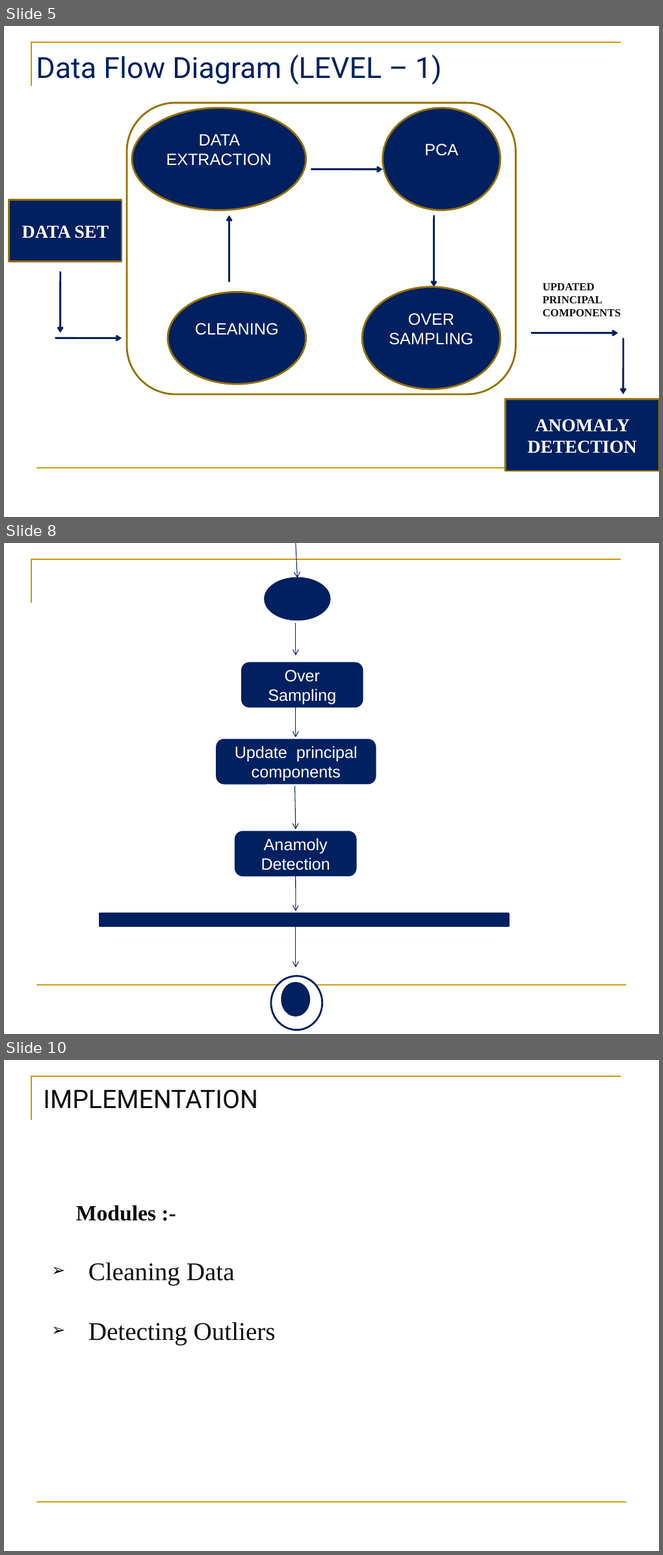
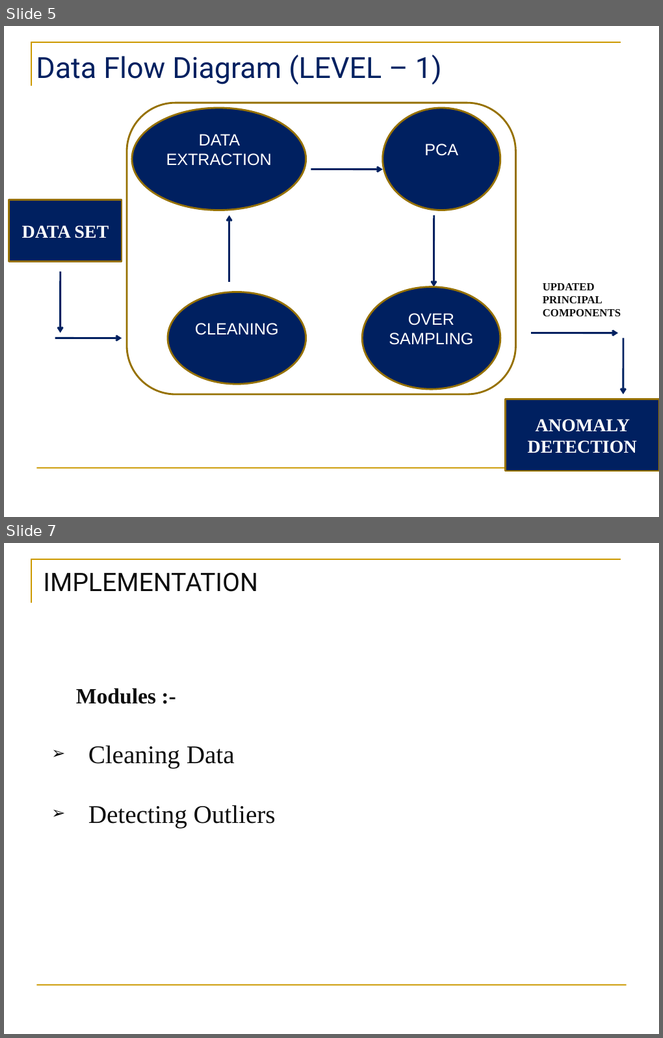
Before and after one commit to dhenuka999/A02, a slide deck: Review3.pptx. Shown one above the other, each under a label of ours: slides 5, 8 and 10 before the commit, slides 5 and 7 after it; the slides between them are not shown. The pictures are 663x1555 and 663x1038 pixels, drawn with LibreOffice and Linux fonts; fonts in the diff are those of the drawing; background and template pictures are left out. Boxes give left, top, right and bottom in pixels: in the first picture for what was removed or moved away, otherwise in the second. Text is boxed around its words. In the diff, an @@ line names an element or a change of style, - is before the commit and + after.

```diff
--- a/Review3.pptx
+++ b/Review3.pptx
@@ slide 8 removed at [4, 543, 659, 1034], background #FFFFFF; not listed: 2 template elements that a slide beside it also shows @@
@@ arrow removed from (296, 543) to (298, 578) @@
@@ ellipse removed at [265, 578, 330, 620] @@
@@ arrow removed from (296, 623) to (296, 655) @@
@@ rounded rectangle removed at [243, 663, 362, 707] @@
-Over Sampling
@@ arrow removed from (296, 705) to (296, 737) @@
@@ rounded rectangle removed at [217, 740, 376, 784] @@
-Update principal components
@@ arrow removed from (295, 786) to (296, 830) @@
@@ rounded rectangle removed at [235, 832, 355, 876] @@
-Anamoly Detection
@@ math minus removed at [25, 893, 582, 947] @@
@@ arrow removed from (296, 876) to (296, 912) @@
@@ arrow removed from (296, 927) to (296, 967) @@
@@ ellipse removed at [271, 976, 322, 1030] @@
@@ ellipse removed at [282, 983, 310, 1016] @@
@@ what was slide 10 is now slide 7 @@
```
Also in this commit, not shown: 1 slide changed, 6 slides added, 8 other slides removed.
